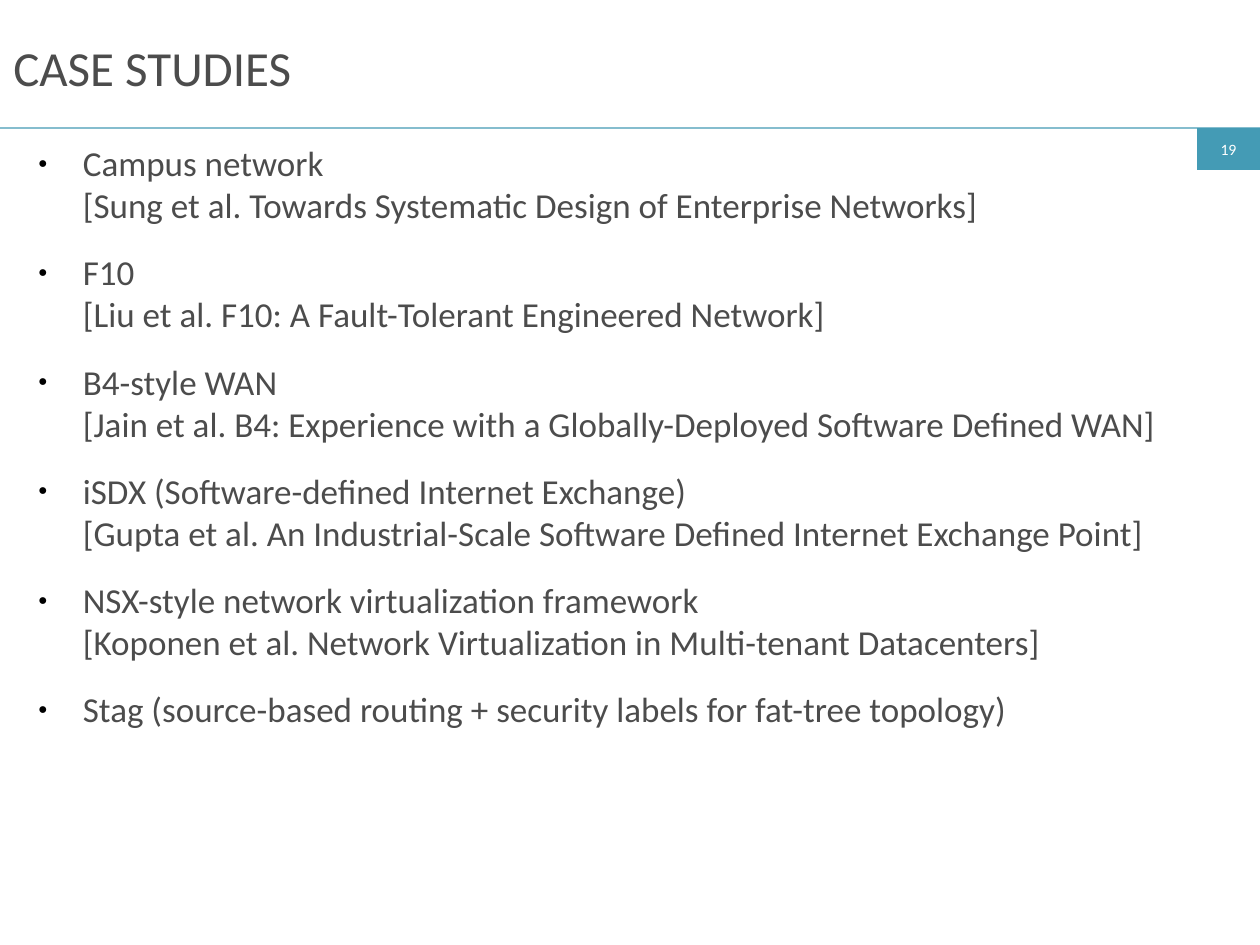
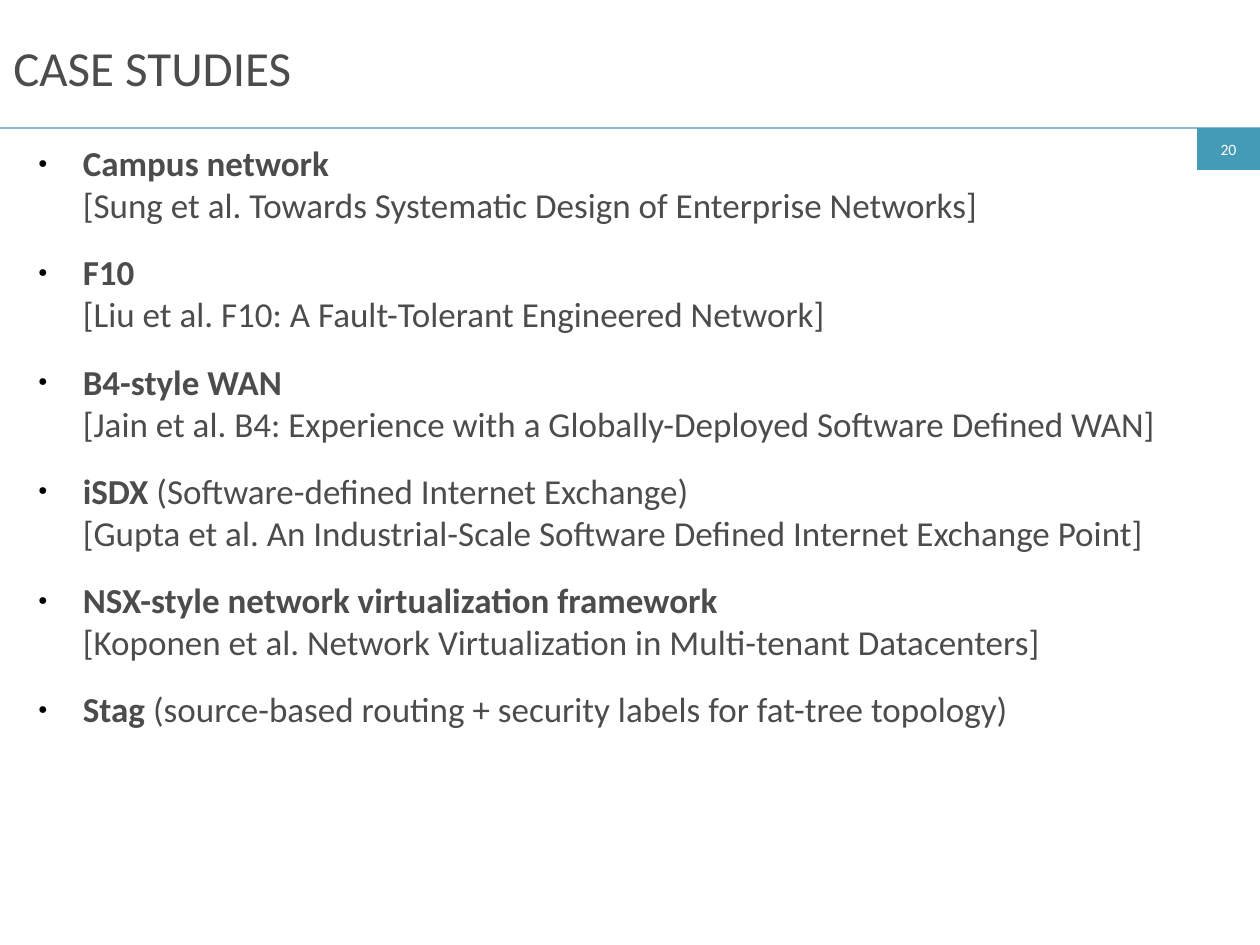
Before and after one commit to ryzhyk/cocoon, a slide deck: slide 20 of doc/netpl16/talk/cocoon.odp (slide 19 before the commit). Drawn at 1260x945 pixels with LibreOffice and Linux fonts; fonts in the diff are those of the drawing. Boxes give left, top, right and bottom in pixels: in the first picture for what was removed or moved away, otherwise in the second. Text is boxed around its words. In the diff, an @@ line names an element or a change of style, - is before the commit and + after.

```diff
--- a/doc/netpl16/talk/cocoon.odp
+++ b/doc/netpl16/talk/cocoon.odp
@@ page number at box(1221, 145, 1237, 155): text changed @@
-19
+20
@@ text at box(83, 151, 1007, 728): bold on in "Campus network", "F10", "B4-style WAN", "iSDX" and 2 more places @@
```
Also in this commit, not shown: 10 other slides changed, 2 slides added, 2 other files.
